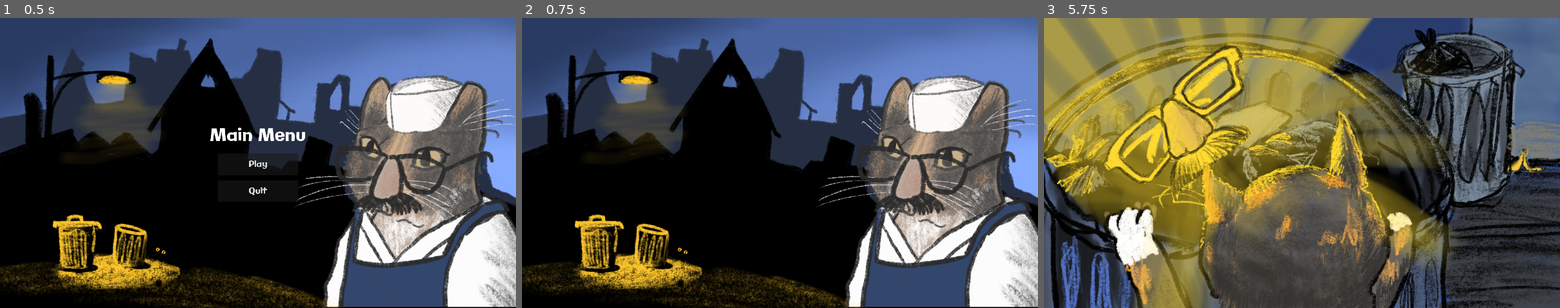
Above: before the commit, frames 1-3 (left to right).
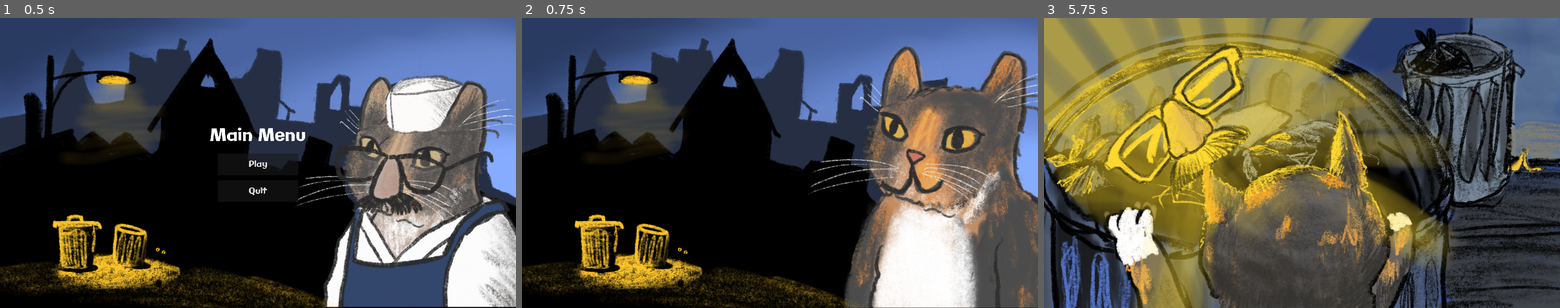
Above: after the commit, the same moments.

Repository: onadirli/secretsushi
Game: Godot game, scene res://scenes/menus/main_menu.tscn
The game is run twice, just before and just after one commit, with the same random seed, the same clock (stepped at 60 frames per second) and the same inputs.
Inputs (mouse positions are in pixels of both pictures, inside the frame that each line leads up to):
- Up to frame 1 (0.5 s): no input
- Up to frame 2 (0.75 s): click "Play" at 0.5 s
- Up to frame 3 (5.75 s): tap Enter at 1.25, 2.75, 4.25 s; move the mouse to (1415, 148) at 1.27 s; click (1415, 148) at 1.42 s; tap Space (chop) at 1.52, 2, 2.27, 3.5, 3.77, 4.52, 5, 5.27 s; move the mouse to (1198, 177) at 2.02 s; click (1198, 177) at 2.17 s; move the mouse to (1353, 99) at 2.77 s; click (1353, 99) at 2.92 s; move the mouse to (1276, 221) at 3.52 s; click (1276, 221) at 3.67 s; move the mouse to (1456, 206) at 4.27 s; click (1456, 206) at 4.42 s; move the mouse to (1147, 119) at 5.02 s; click (1147, 119) at 5.17 s

Frame 1 is identical in both runs. In frame 2, 24% of the frame differs, in the area x 55-100%, y 9-100%; in frame 3, nothing differs.

Commit message:
feat: add transition images

Diff:
--- a/scenes/menus/main_menu.gd
+++ b/scenes/menus/main_menu.gd
@@ -1,9 +1,9 @@
 extends Control
 
 @onready var imgs = [
-	preload("res://assets/img/intro/catman_begins.png"),
+	preload("res://assets/img/intro/cat_without_glasses.png"),
 	preload("res://assets/img/intro/cat_glass_discovery.png"),
-	preload("res://assets/img/intro/catman_begins.png"),
+	preload("res://assets/img/intro/cat_night.png"),
 ]
 @onready var customer_queue = preload("res://scenes/customer_queue.tscn") as PackedScene
 
--- a/scenes/rice_game/rice_game.tscn
+++ b/scenes/rice_game/rice_game.tscn
@@ -15,6 +15,7 @@
 offset_top = 617.0
 offset_right = 747.0
 offset_bottom = 640.0
+theme_override_font_sizes/font_size = 24
 text = "Try to circle as much rice as you can!"
 
 [node name="Bowl" type="Sprite2D" parent="."]
Binary file added: assets/img/intro/cat_night.png
Not shown, added: assets/img/intro/cat_night.png.import
Binary file added: assets/img/intro/cat_without_glasses.png
Not shown, added: assets/img/intro/cat_without_glasses.png.import
